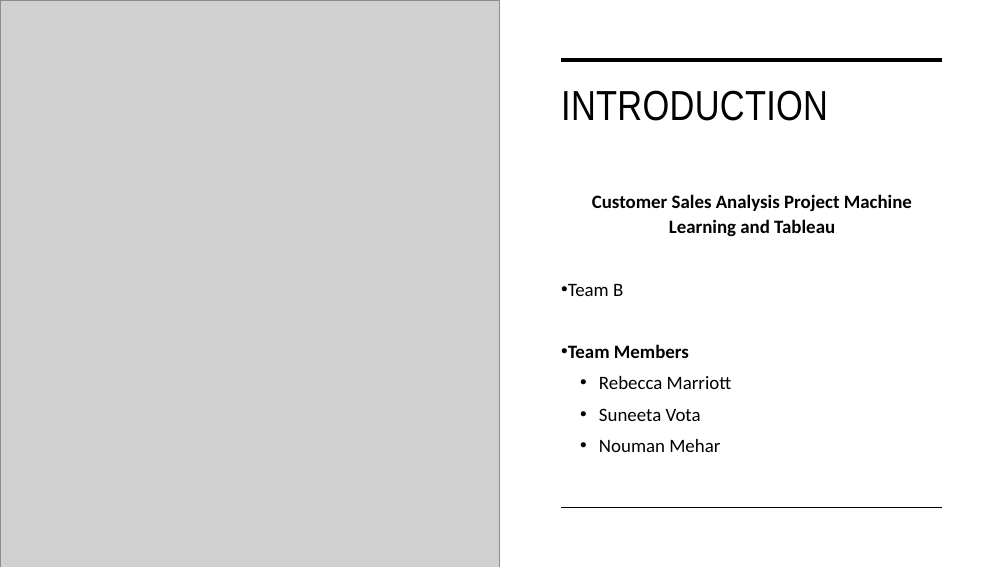
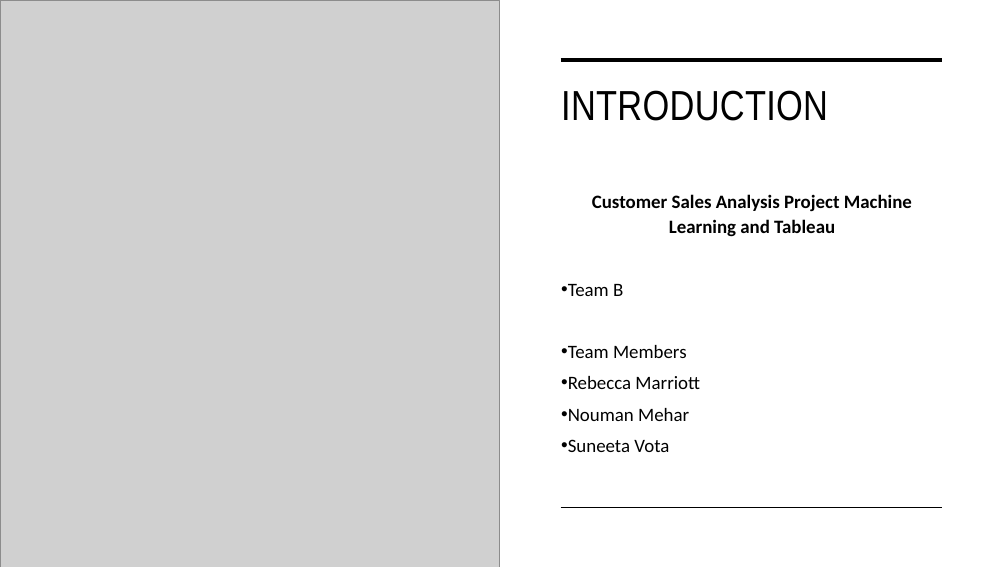
Before and after one commit to Becky139/Retail-Customer-Behavior-Analysis-using-Machine-Learning-Tableau, a slide deck: slide 1 of Team B Presentation (3).pptx. Drawn at 1008x567 pixels with LibreOffice and Linux fonts; fonts in the diff are those of the drawing; grey boxes stand for pictures. Boxes give left, top, right and bottom in pixels: in the first picture for what was removed or moved away, otherwise in the second. Text is boxed around its words. In the diff, an @@ line names an element or a change of style, - is before the commit and + after.

```diff
--- a/Team B Presentation (3).pptx
+++ b/Team B Presentation (3).pptx
@@ text at bbox=[568, 345, 700, 452]: bold off in "Team Members"; list level 2 to 1 in "Rebecca Marriott"; list level 2 to 1 in "Suneeta Vota" @@
@@ text at bbox=[568, 408, 689, 421]: paragraph added @@
+• Nouman Mehar
@@ text at bbox=[599, 439, 720, 452]: paragraph removed @@
-  • Nouman Mehar
```
Also in this commit, not shown: 3 other slides changed, 1 slide added.
